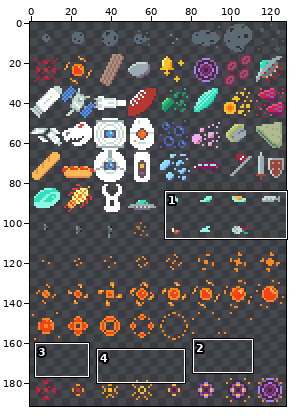
Sprite sheet, stored at assets/sprites/16-px-tiles.png. The picture above shows the old version from afar; the outline marks the close-up.
Close-up. Before:
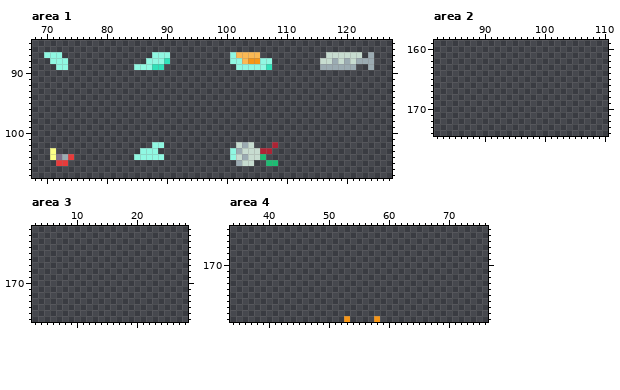
The file is 128x192 pixels. Colours within 5 levels of each other are drawn and written as one. Shown: area 1: x 68..127, y 85..107; area 2: x 82..110, y 159..174; area 3: x 3..28, y 161..176; area 4: x 34..76, y 164..179.
After the commit:
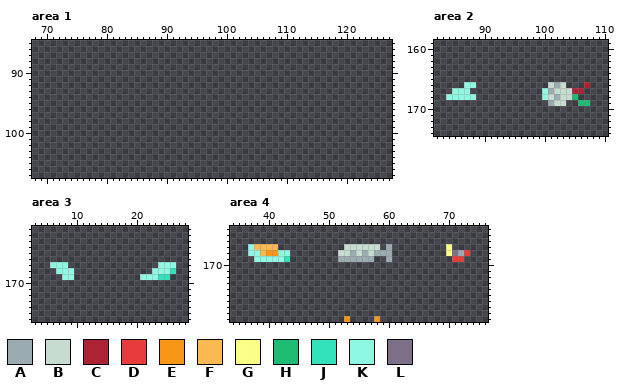
Palette (. is transparent): A #9babb2  B #c7dcd0  C #ae2334  D #e83b3b  E #f79617  F #fbb954  G #fbff86  H #1ebc73  J #30e1b9  K #8ff8e2  L #7f708a
From old to new:
--- area 1
@@ x 68..127 @@
  86 ............................................................
- 87 ..KKK...............KKK..........KFFFF...........BBBBBB.A...
- 88 ...KKK.............KKKJ..........KKFEEKK........BBABABAAA...
- 89 ....KK...........KKKJJ............KKKKKJ........AAAAAA..A...
+ 87 ............................................................
+ 88 ............................................................
+ 89 ............................................................
  90 ............................................................
@@ x 69..110 @@
 101 ..........................................
-102 ...................KK............BAB...C..
-103 ..G..............KKK............KABBBCC...
-104 ..GLAD..........KKKKK...........KBABBH....
-105 ...DD............................ABB..HH..
+102 ..........................................
+103 ..........................................
+104 ..........................................
+105 ..........................................
 106 ..........................................
--- area 2
@@ x 82..110 @@
 165 .............................
-166 .............................
-167 .............................
-168 .............................
-169 .............................
+166 .....KK............BAB...C...
+167 ...KKK............KABBBCC....
+168 ..KKKKK...........KBABBH.....
+169 ...................ABB..HH...
 170 .............................
--- area 3
@@ x 3..28 @@
 166 ..........................
-167 ..........................
-168 ..........................
-169 ..........................
+167 ...KKK...............KKK..
+168 ....KKK.............KKKJ..
+169 .....KK...........KKKJJ...
 170 ..........................
--- area 4
@@ x 34..76 @@
 166 ...........................................
-167 ...........................................
-168 ...........................................
-169 ...........................................
+167 ...KFFFF...........BBBBBB.A.........G......
+168 ...KKFEEKK........BBABABAAA.........GLAD...
+169 ....KKKKKJ........AAAAAA..A..........DD....
 170 ...........................................
